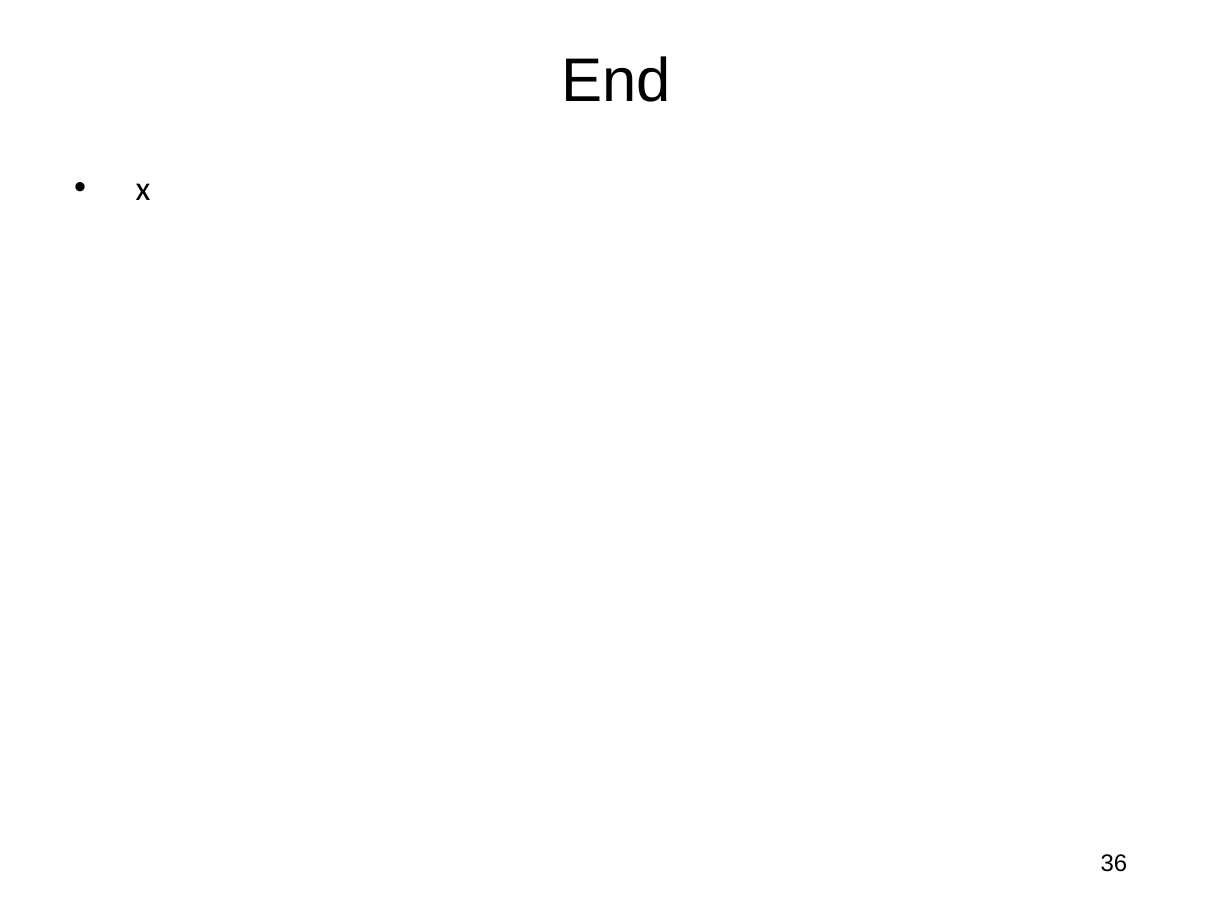
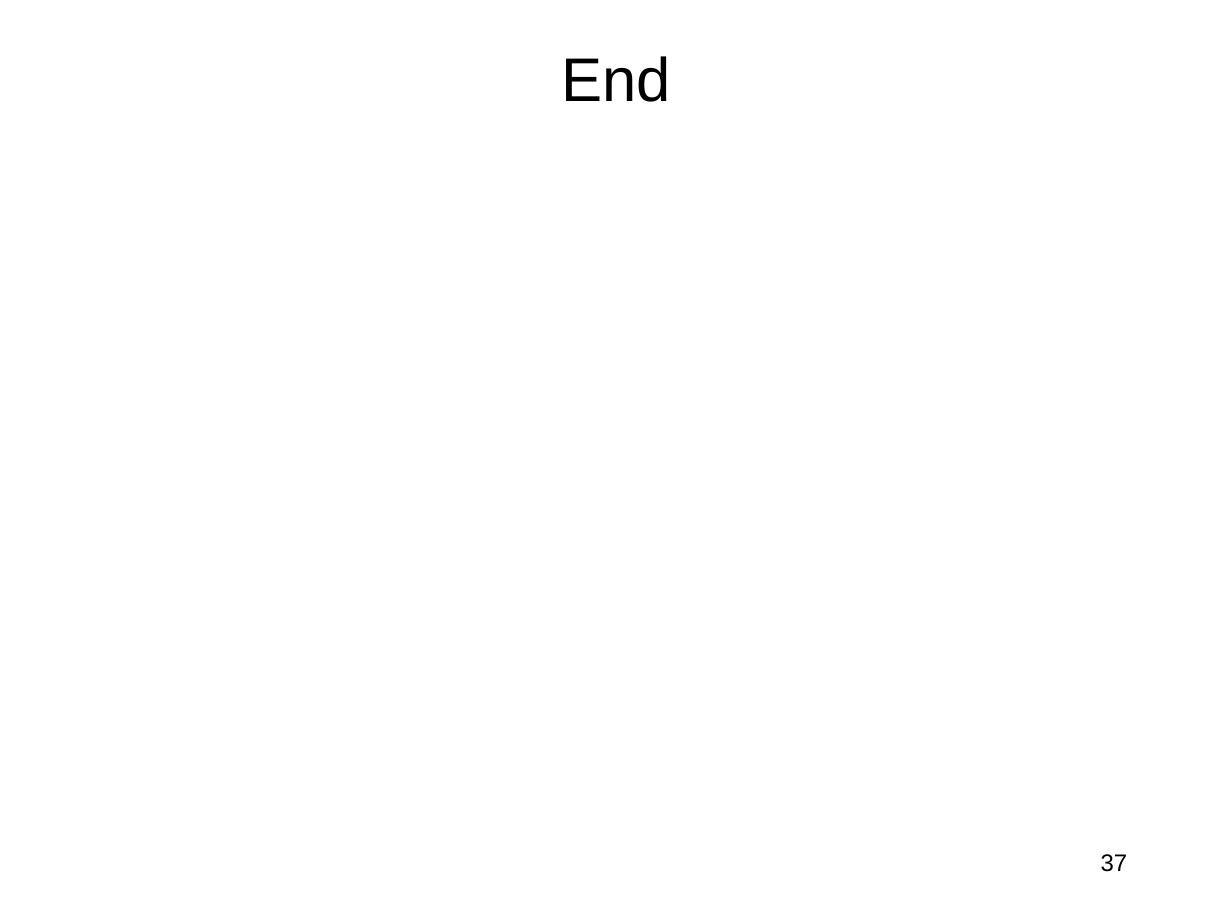
Before and after one commit to jlmucb/class_notes, a slide deck: slide 37 of BerkeleyClass/CS290Spring2013/Lectures/QC.pptx (slide 36 before the commit). Drawn at 1232x924 pixels with LibreOffice and Linux fonts; fonts in the diff are those of the drawing. Boxes give left, top, right and bottom in pixels: in the first picture for what was removed or moved away, otherwise in the second. Text is boxed around its words. In the diff, an @@ line names an element or a change of style, - is before the commit and + after.

Commit message:
a few fixes

```diff
--- a/BerkeleyClass/CS290Spring2013/Lectures/QC.pptx
+++ b/BerkeleyClass/CS290Spring2013/Lectures/QC.pptx
@@ text removed at (136,183,151,200) @@
-• x
@@ page number at (1101,854,1128,872): text changed @@
-36
+37
```
Also in this commit, not shown: 1 other slide changed, 2 slides added, 1 slide removed.
